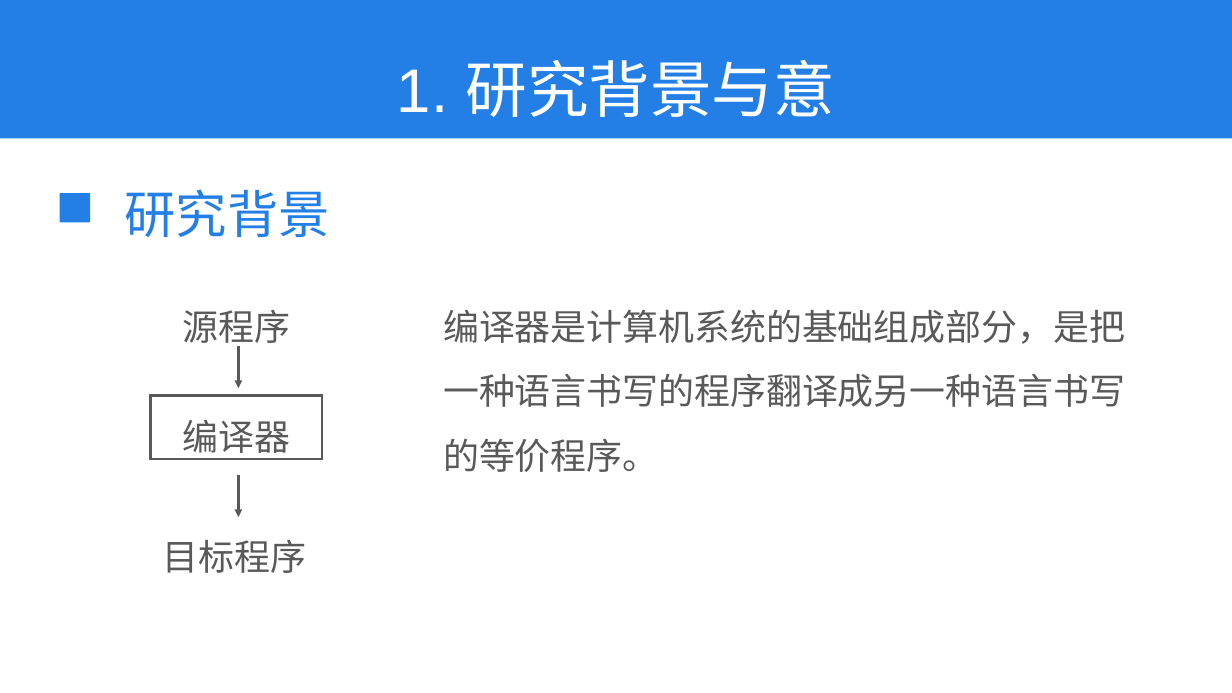
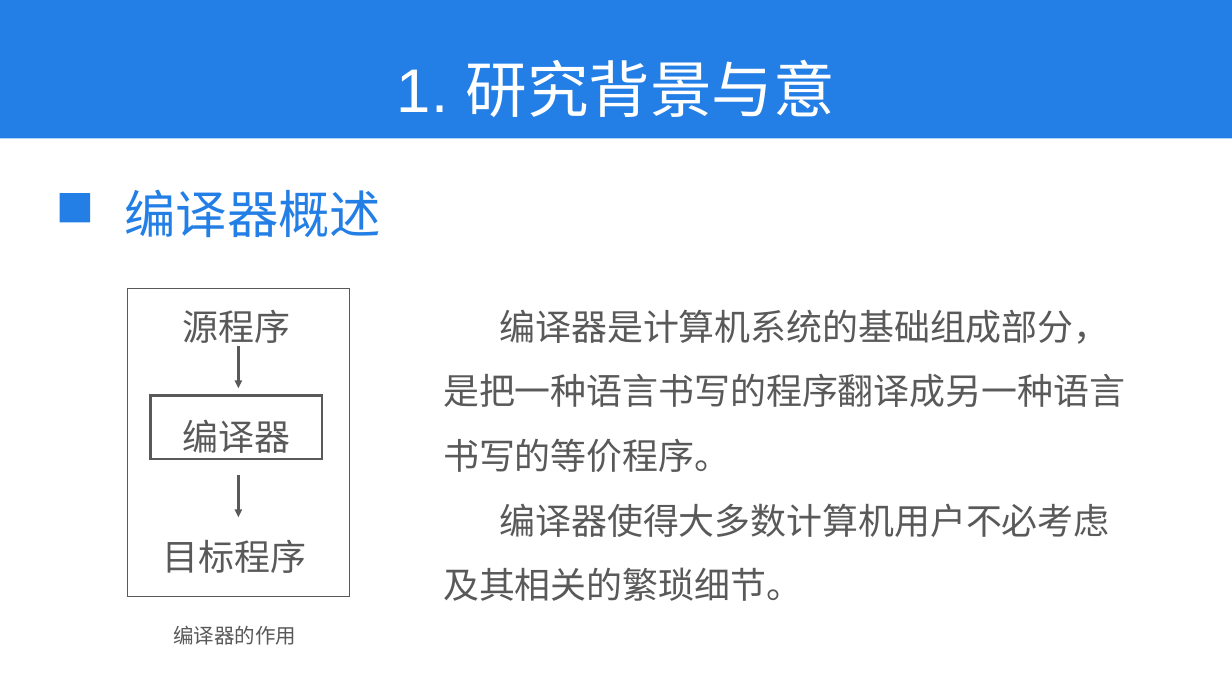
Before and after one commit to kkli28/cc, a slide deck: slide 3 of 论文相关/答辩ppt.pptx. Drawn at 1232x693 pixels with LibreOffice and Linux fonts; fonts in the diff are those of the drawing. Boxes give left, top, right and bottom in pixels: in the first picture for what was removed or moved away, otherwise in the second. Text is boxed around its words. In the diff, an @@ line names an element or a change of style, - is before the commit and + after.

```diff
--- a/论文相关/答辩ppt.pptx
+++ b/论文相关/答辩ppt.pptx
@@ text at box(124, 189, 380, 238): text changed @@
-研究背景
+编译器概述
@@ rectangle added at box(128, 288, 350, 597), outline #595959 0.5 pt @@
@@ text at box(443, 504, 1110, 601): paragraph added @@
+编译器使得大多数计算机用户不必考虑及其相关的繁琐细节。
@@ text added at box(173, 626, 296, 645), 16 pt, text #595959 @@
+编译器的作用
```
Also in this commit, not shown: 2 other slides changed, 7 slides added, 1 slide removed, 3 other files.
